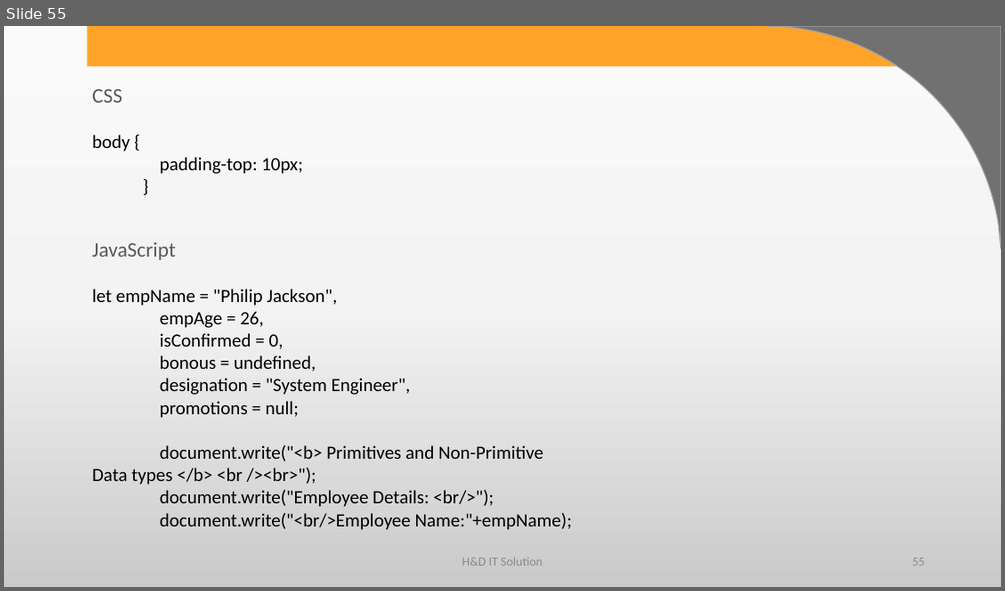
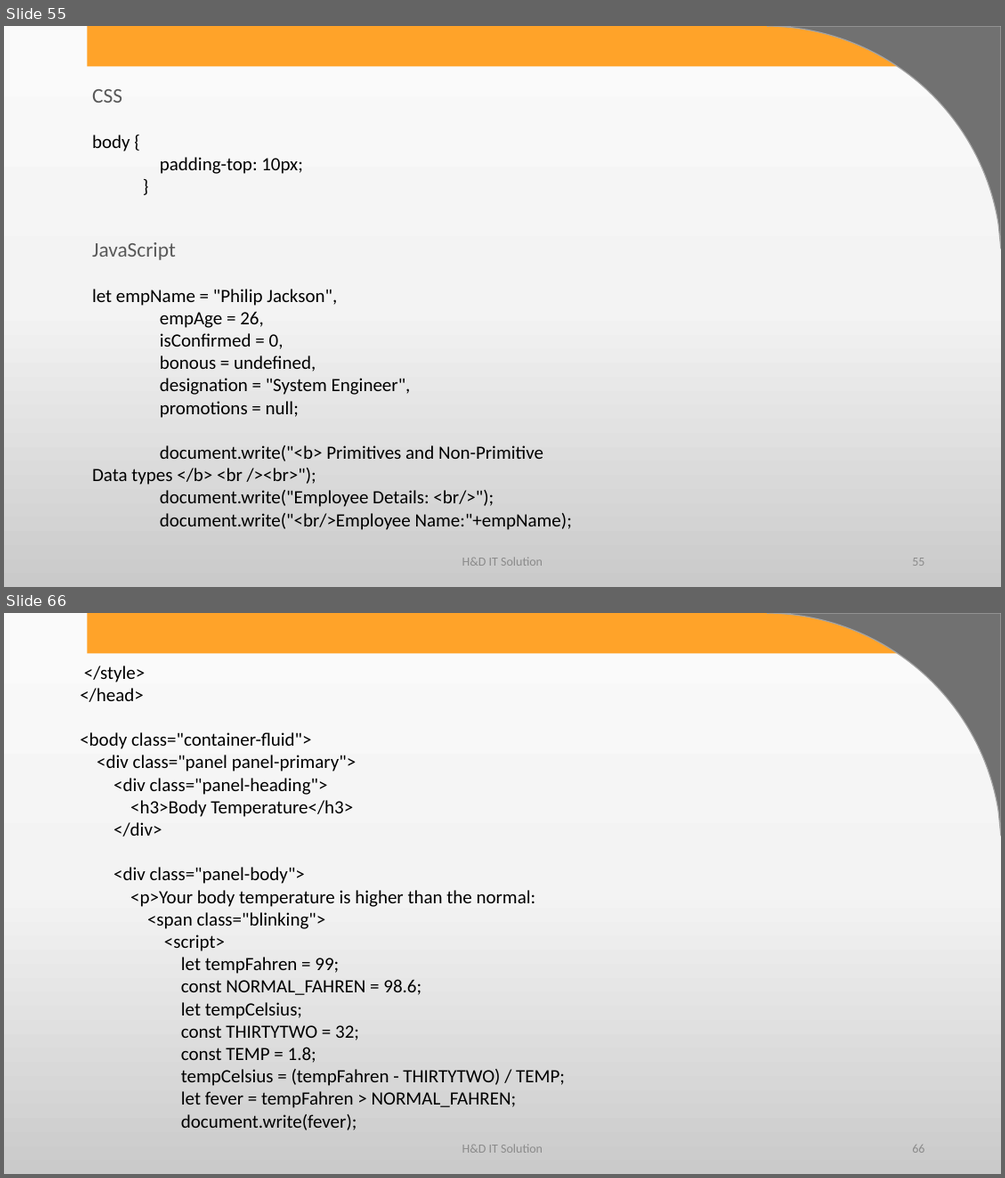
Before and after one commit to harshadasawant/javascript, a slide deck: ppt/JavaScript.pptx. Shown one above the other, each under a label of ours: slide 55 before the commit, slides 55 and 66 after it; the slides between them are not shown. The pictures are 1005x591 and 1005x1178 pixels, drawn with LibreOffice and Linux fonts; fonts in the diff are those of the drawing; background and template pictures are left out. Boxes give left, top, right and bottom in pixels: in the first picture for what was removed or moved away, otherwise in the second. Text is boxed around its words. In the diff, an @@ line names an element or a change of style, - is before the commit and + after.

```diff
--- a/ppt/JavaScript.pptx
+++ b/ppt/JavaScript.pptx
@@ slide 66 added at (4,613,1001,1174), background gradient #FBFBFB to #F4F4F4 to #CBCBCB; not listed: 2 template elements that a slide beside it also shows @@
@@ text added at (80,666,565,1130), 18 pt, text #000000 @@
+</style>
+</head>
+<body class="container-fluid">
+<div class="panel panel-primary">
+<div class="panel-heading">
+<h3>Body Temperature</h3>
+</div>
+<div class="panel-body">
+<p>Your body temperature is higher than the normal:
+<span class="blinking">
+<script>
+let tempFahren = 99;
+const NORMAL_FAHREN = 98.6;
+let tempCelsius;
+const THIRTYTWO = 32;
+const TEMP = 1.8;
+tempCelsius = (tempFahren - THIRTYTWO) / TEMP;
+let fever = tempFahren > NORMAL_FAHREN;
+document.write(fever);
@@ text added at (462,1143,542,1152), 12 pt, text #8C8C8C @@
+H&D IT Solution
@@ page number added at (912,1144,924,1152), 12 pt, text #8C8C8C @@
+66
```
Also in this commit, not shown: 2 slides changed, 66 other slides added, 1 other file.
